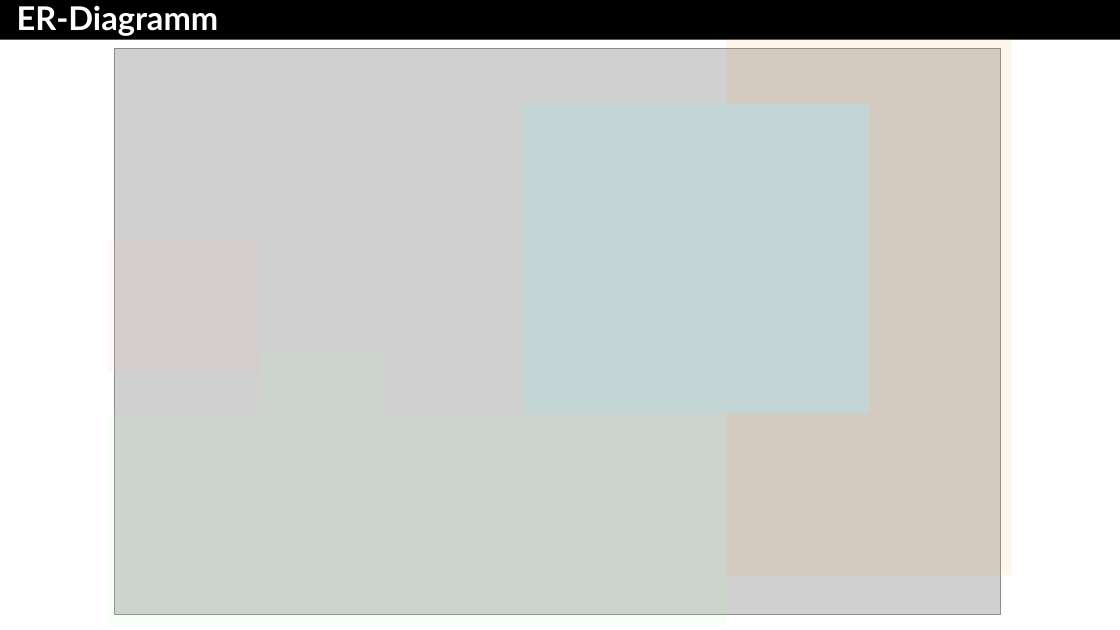
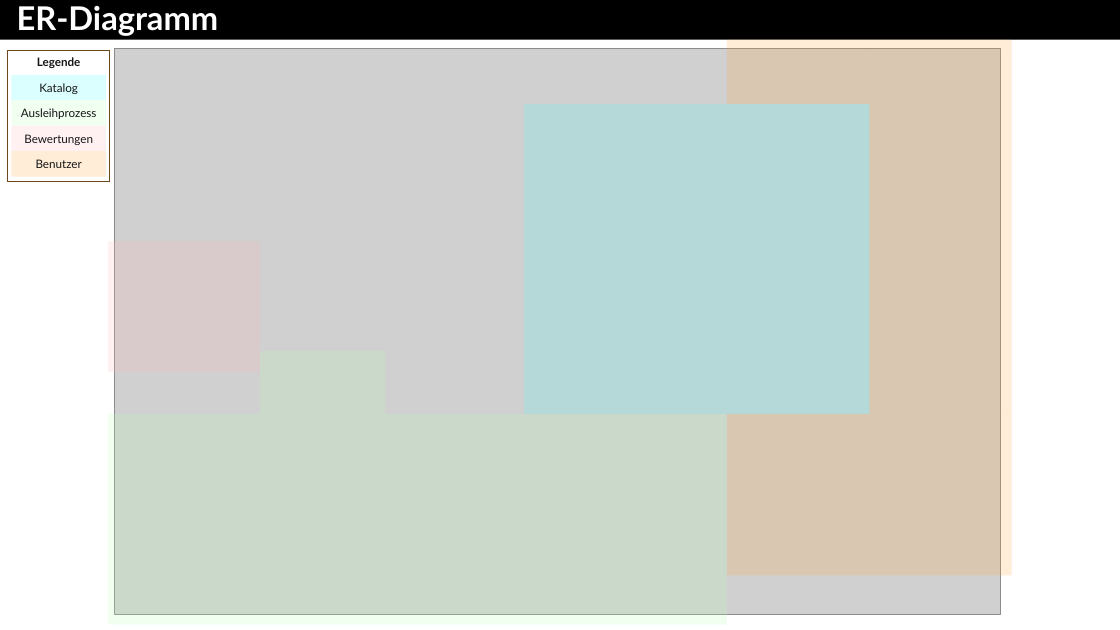
Before and after one commit to superdent/iu_datamart, a slide deck: slide 7 of dokumentation/phase2.pptx. Drawn at 1120x630 pixels with LibreOffice and Linux fonts; fonts in the diff are those of the drawing; grey boxes stand for pictures. Boxes give left, top, right and bottom in pixels: in the first picture for what was removed or moved away, otherwise in the second. Text is boxed around its words. In the diff, an @@ line names an element or a change of style, - is before the commit and + after.

```diff
--- a/dokumentation/phase2.pptx
+++ b/dokumentation/phase2.pptx
@@ fill #FFA73A at 10% opacity to #FFA73A at 20% opacity in 3 elements at (727, 414, 1012, 576), (870, 39, 1012, 413), (727, 39, 870, 103) @@
@@ group added at (8, 51, 109, 181): 5 rectangles @@
+Legende
+Ausleihprozess
+Bewertungen
+Benutzer
+Katalog
@@ rectangle at (524, 104, 870, 414): fill #4DFBFF at 10% opacity to #4DFBFF at 20% opacity @@
```
Also in this commit, not shown: 16 other slides changed, 3 slides added, 1 slide removed, 6 other files.
